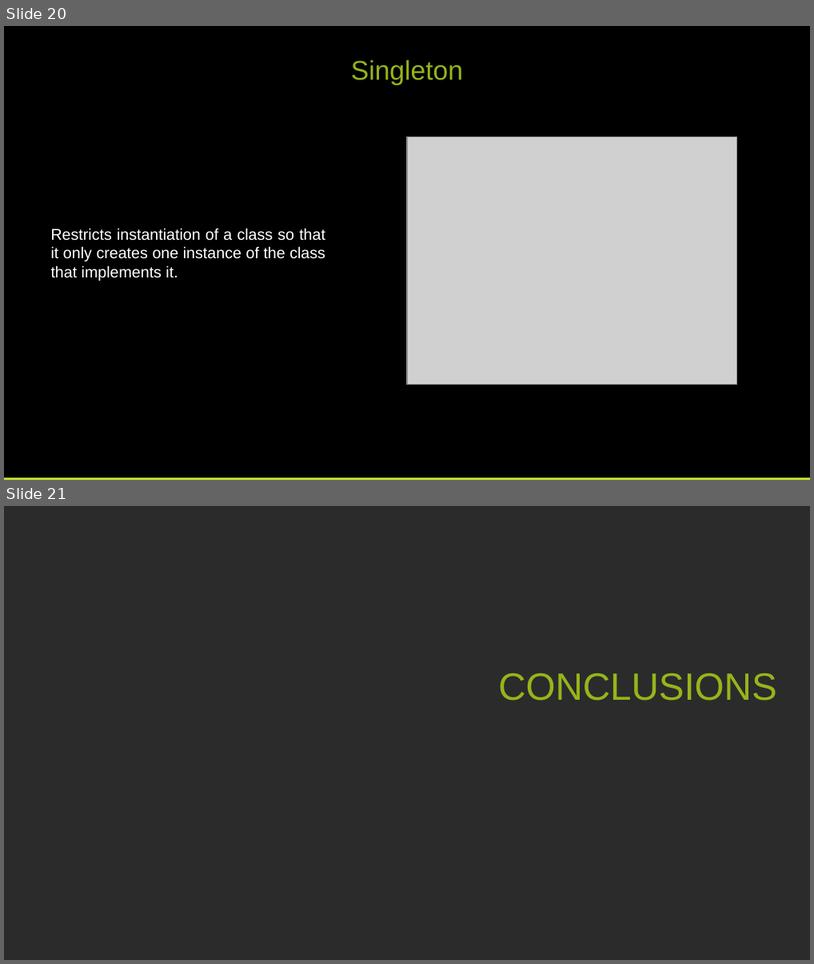
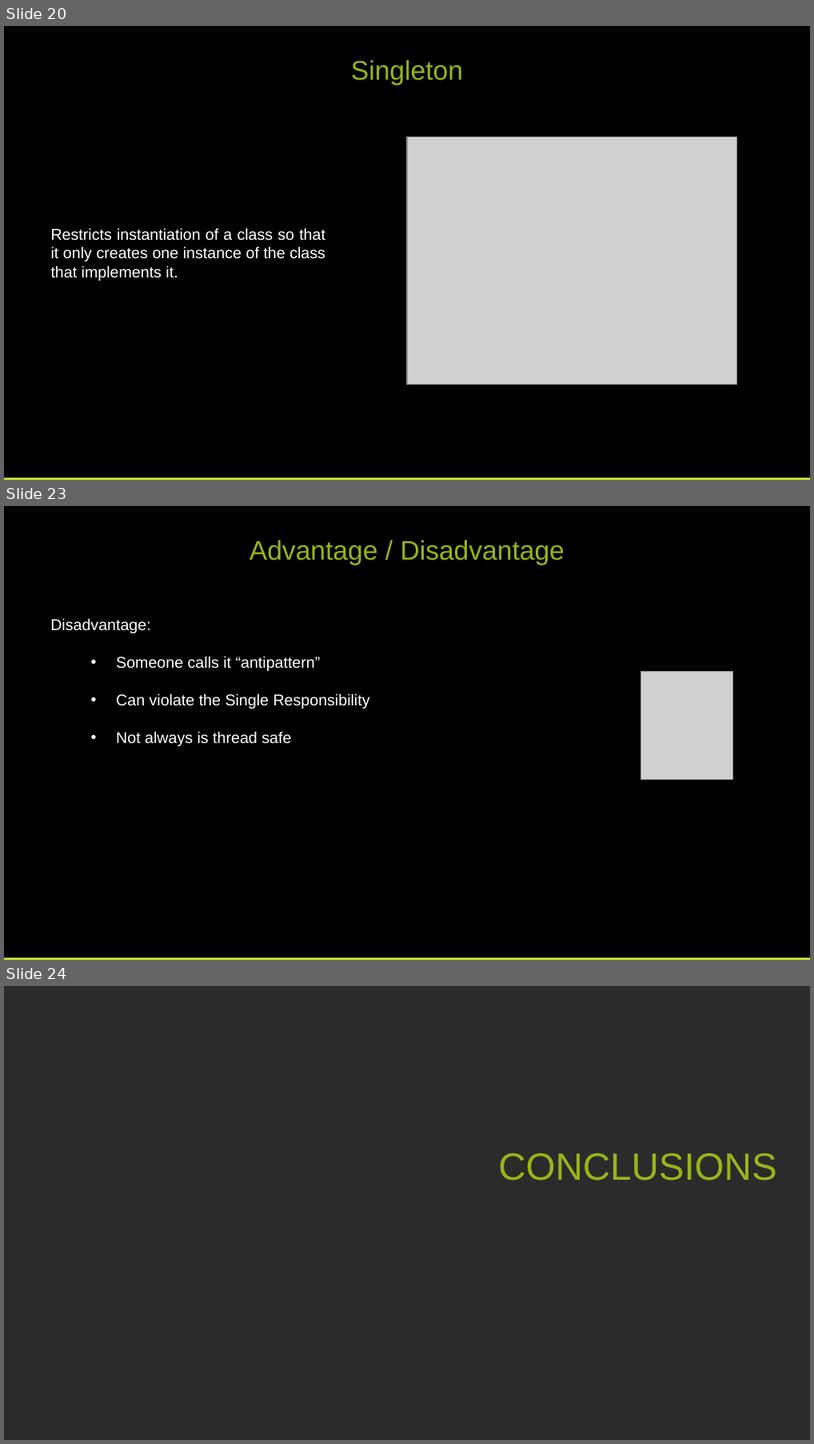
Before and after one commit to pcastellanos/TeamTraining, a slide deck: Design Patterns/Design Patterns.pptx. Shown one above the other, each under a label of ours: slides 20 and 21 before the commit, slides 20, 23 and 24 after it; the slides between them are not shown. The pictures are 814x964 and 814x1444 pixels, drawn with LibreOffice and Linux fonts; fonts in the diff are those of the drawing; grey boxes stand for pictures; background and template pictures are left out; a plain dark background stands for a picture behind light text. Boxes give left, top, right and bottom in pixels: in the first picture for what was removed or moved away, otherwise in the second. Text is boxed around its words. In the diff, an @@ line names an element or a change of style, - is before the commit and + after.

Commit message:
update singleton pattern presentation

```diff
--- a/Design Patterns/Design Patterns.pptx
+++ b/Design Patterns/Design Patterns.pptx
@@ slide 23 added at bbox=[4, 506, 810, 960], background #000000 @@
@@ text added at bbox=[250, 540, 565, 565], 24 pt, text #96B51A @@
+Advantage / Disadvantage
@@ text added at bbox=[50, 618, 370, 746], 14 pt, text #FFFFFF @@
+Disadvantage:
+  • Someone calls it “antipattern”
+  • Can violate the Single Responsibility
+  • Not always is thread safe
@@ picture added at bbox=[642, 672, 734, 780] @@
@@ rectangle added at bbox=[4, 957, 810, 960], fill #C1D82F @@
@@ what was slide 21 is now slide 24 @@
```
Also in this commit, not shown: 1 slide changed, 2 other slides added.
